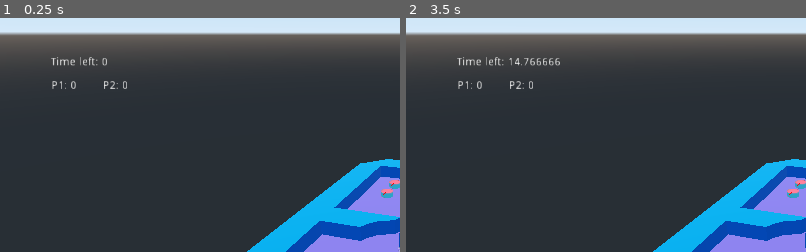
Above: before the commit, frames 1-2 (left to right).
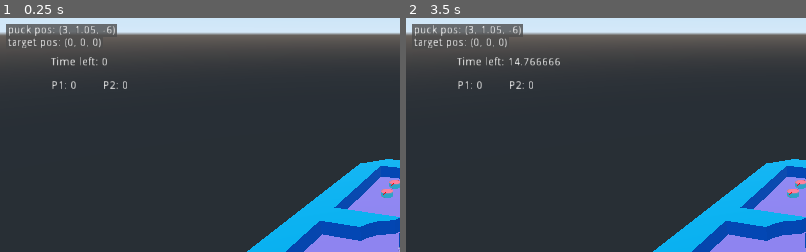
Above: after the commit, the same moments.

Repository: gamkedo-la/puck2000
Game: Godot game, scene res://scenes/GamePlay/GamePlay.tscn
The game is run twice, just before and just after one commit, with the same random seed, the same clock (stepped at 60 frames per second) and the same inputs. This scene is started directly instead of the project's main scene.
Inputs (mouse positions are % of the whole screen's width and height, from its top left):
- Up to frame 1 (0.25 s): no input
- Up to frame 2 (3.5 s): tap Enter (ui_accept) at 0.5, 0.77, 1.25, 1.52, 2, 2.75, 3.02 s; move the mouse to (72, 45) at 0.52 s; tap Space (puck) at 0.6, 1.35, 2.3, 2.85 s; click (72, 45) at 0.67 s; move the mouse to (30, 55) at 1.27 s; click (30, 55) at 1.42 s; move the mouse to (60, 28) at 2.02 s; press the mouse at (60, 28) at 2.03 s; move the mouse to (45, 70) at 2.77 s; release the mouse at (45, 70) at 2.78 s; click (45, 70) at 2.92 s
The pictures show only the part of the screen within x 0-50%, y 0-50%; the shares and areas given below are measured in that part.

The runs differ from the first frame. In frame 1, 1.6% of the frame differs, in the area x 1-30%, y 2-13%; in frame 2, 1.6%.
Error before the commit: Attempt to call function 'get_global_transform' in base 'null instance' on a null instance. (res://pucks/puck.gd:71)

Commit message:
decouple puck debug code to bool setting

Diff:
--- a/pucks/puck.gd
+++ b/pucks/puck.gd
@@ -6,6 +6,7 @@
 export var camera_node_path:NodePath
 export var isInteractable:bool
 export var push_force:float
+export var isDebug:bool = false
 
 var rayOrigin = Vector3.ZERO
 var rayEnd = Vector3.ZERO
@@ -38,15 +39,13 @@
 	var up_dir = Vector3(0, 1, 0)
 	var cur_dir = current_transform.basis.xform(Vector3(0, 0, 1))
 	var target_dir = (target_position - current_transform.origin).normalized()
-	$"../LabelTargetDir".text = "target_dir: " + str(target_dir)
+
+	if isDebug:
+		DebugDraw.set_text("target_dir", target_dir)
+
 
 	var rotation_axis = cur_dir.cross(target_dir)
 	var rotation_angle = cur_dir.dot(target_dir)
-
-#	if rotation_angle > 1.0:
-#		rotation_angle = 1.0
-#	elif rotation_angle < -1.0:
-#		rotation_angle = -1.0
 
 	# Calculate the sign of the rotation angle using the cross product
 	var angle_sign = check_sign(cur_dir.cross(target_dir).y)
@@ -68,17 +67,18 @@
 
 
 func _integrate_forces(state: PhysicsDirectBodyState) -> void:
-	var target_position = $"../MouseMarker".get_global_transform().origin
+
 	if isSelected:
 		set_linear_velocity(Vector3.ZERO)
-		look_follow(state, get_global_transform(), target_position)
+		look_follow(state, get_global_transform(), targetDest)
 	pass
 
 
 func _process(_delta: float) -> void:
 
-	$"../LabelPuckPos".text = "puck pos: " + str(translation)
-	$"../LabelMouseMarkerPos".text = "marker pos: " + str($"../MouseMarker".get_global_transform().origin)
+	if isDebug:
+		DebugDraw.set_text("puck pos", translation)
+		DebugDraw.set_text("target pos", targetDest)
 
 	if isSelected:
 		find_target_pos()
@@ -100,13 +100,19 @@
 	# get the ray hit
 	var intersection = space_state.intersect_ray(rayOrigin, rayEnd)
 	# if there is a proper ray hit get its position and rotate towards it
-	$"../LabelMousePos".text = "mouse screen pos: " + str(mouse_position)
+
+	if isDebug:
+		DebugDraw.set_text("mouse screen pos", mouse_position)
 
 	if not intersection.empty():
 		var pos = intersection.position
 		var look_here = Vector3(pos.x, translation.y, pos.z)
-		$"../LabelMouseRay".text = "mouse raycast pos: " + str(look_here)
-		$"../MouseMarker".set_global_translation(look_here)
+
+		if isDebug:
+			DebugDraw.set_text("mouse raycast pos", look_here)
+			if has_node("../MouseMarker"):
+				$"../MouseMarker".set_global_translation(look_here)
+
 		# need an "offset" for when the puck rotates whilst moving
 		# lock the Angular Y axis for now for prototype
 #			targetDest = translation - look_here
--- a/pucks/standard/PuckStd.tscn
+++ b/pucks/standard/PuckStd.tscn
@@ -17,6 +17,7 @@
 [node name="PuckStd" type="RigidBody" groups=["pucks"]]
 collision_layer = 2
 collision_mask = 3
+continuous_cd = true
 can_sleep = false
 axis_lock_linear_y = true
 axis_lock_angular_x = true
--- a/scenes/GamePlay/GamePlay.tscn
+++ b/scenes/GamePlay/GamePlay.tscn
@@ -9,6 +9,7 @@
 script = ExtResource( 1 )
 Table = ExtResource( 2 )
 Puck = ExtResource( 3 )
+isDebug = true
 round_time = 15.0
 
 [node name="Camera" type="Camera" parent="."]
--- a/scenes/GamePlay/game_play.gd
+++ b/scenes/GamePlay/game_play.gd
@@ -2,10 +2,12 @@
 # Load the selected pucks and table
 # Randomly select and position background decor
 
+# warning-ignore:unused_signal
 signal puck_spawn_finished
 
 export (PackedScene) var Table
 export (PackedScene) var Puck
+export var isDebug:bool = false
 
 export var round_time:float = 90.0
 
@@ -141,6 +143,8 @@
 		var puck = Puck.instance()
 		puck.transform.origin = positionNode.transform.origin
 		puck.camera_node_path = "../../Camera"
+		if isDebug:
+			puck.isDebug = true
 		return puck
 
 
--- a/test_scenes/puck_test/PuckTest.tscn
+++ b/test_scenes/puck_test/PuckTest.tscn
@@ -54,41 +54,6 @@
 
 [node name="PuckTest" type="Spatial"]
 script = SubResource( 9 )
-
-[node name="LabelMousePos" type="Label" parent="."]
-margin_left = 67.0
-margin_top = 144.0
-margin_right = 191.0
-margin_bottom = 158.0
-text = "mouse screen pos:"
-
-[node name="LabelMouseRay" type="Label" parent="."]
-margin_left = 67.0
-margin_top = 166.0
-margin_right = 191.0
-margin_bottom = 180.0
-text = "mouse raycast pos:"
-
-[node name="LabelPuckPos" type="Label" parent="."]
-margin_left = 67.0
-margin_top = 188.0
-margin_right = 191.0
-margin_bottom = 202.0
-text = "puck pos:"
-
-[node name="LabelMouseMarkerPos" type="Label" parent="."]
-margin_left = 67.0
-margin_top = 208.0
-margin_right = 191.0
-margin_bottom = 222.0
-text = "marker pos:"
-
-[node name="LabelTargetDir" type="Label" parent="."]
-margin_left = 67.0
-margin_top = 226.0
-margin_right = 191.0
-margin_bottom = 240.0
-text = "target_dir:"
 
 [node name="Camera" type="Camera" parent="."]
 transform = Transform( 0.999962, -0.00863966, 0.00122124, 0, 0.139962, 0.990157, -0.00872555, -0.990119, 0.139956, 0.00590593, 4.69829, 0.143482 )
@@ -156,6 +121,7 @@
 
 [node name="PuckStd" parent="." instance=ExtResource( 2 )]
 camera_node_path = NodePath("../Camera")
+isDebug = true
 
 [node name="MouseMarker" type="Spatial" parent="."]
 transform = Transform( 1, 0, 0, 0, 1, 0, 0, 0, 1, 1, 0, -2 )
